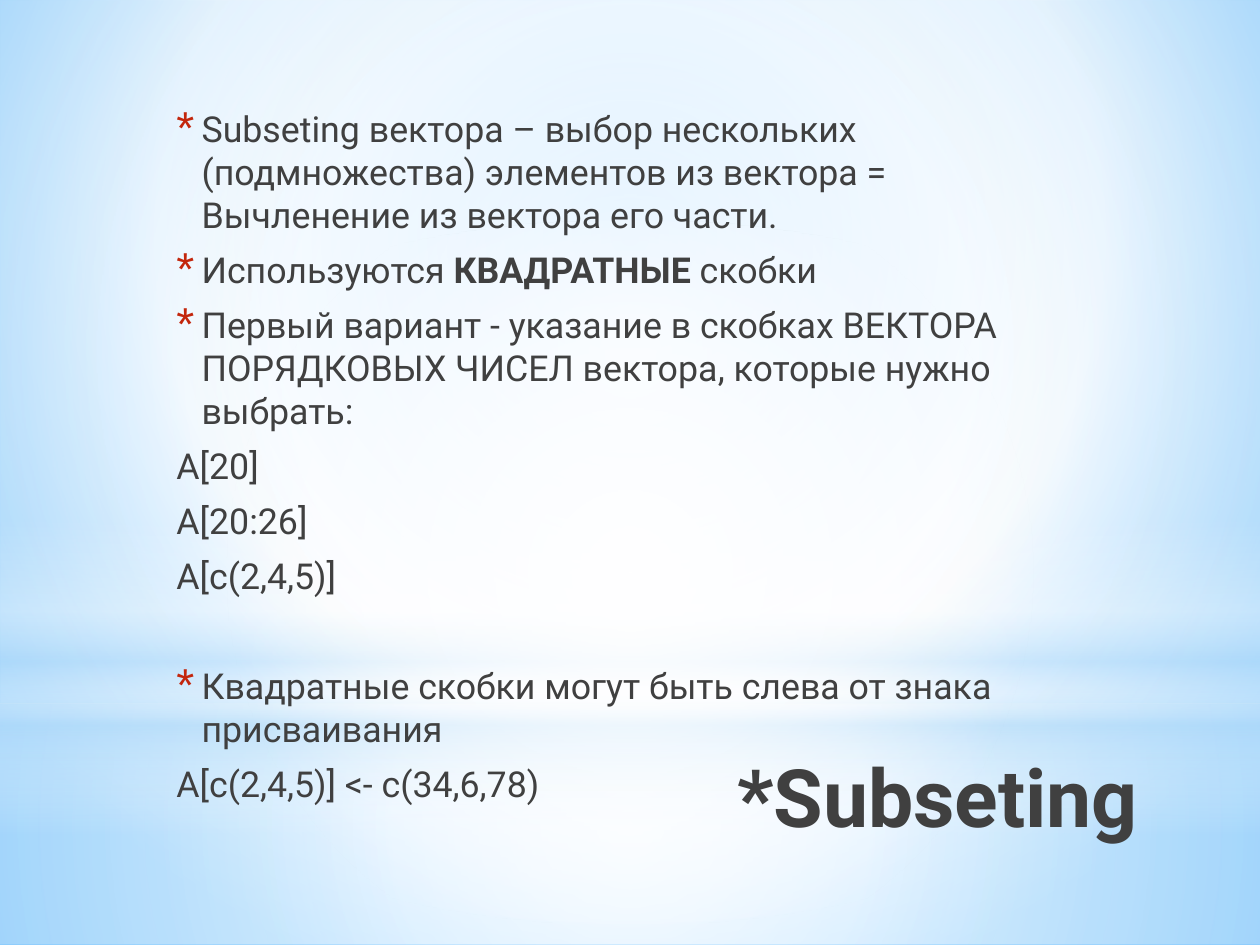
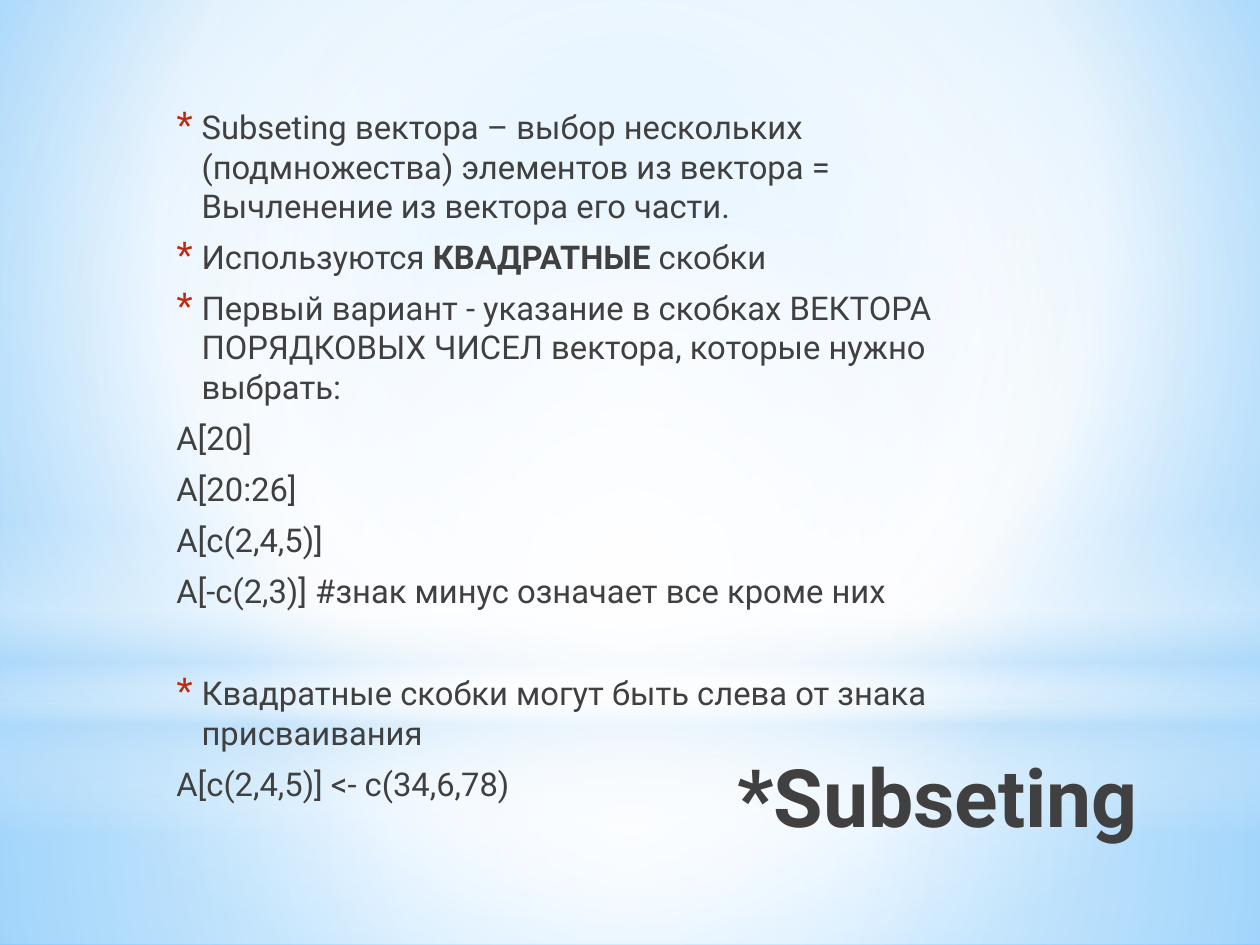
Before and after one commit to pletenev/Teaching-R, a slide deck: slide 13 of Введение в R.pptx. Drawn at 1260x945 pixels with LibreOffice and Linux fonts; fonts in the diff are those of the drawing. Boxes give left, top, right and bottom in pixels: in the first picture for what was removed or moved away, otherwise in the second. Text is boxed around its words. In the diff, an @@ line names an element or a change of style, - is before the commit and + after.

```diff
--- a/Введение в R.pptx
+++ b/Введение в R.pptx
@@ text at (176, 114, 932, 804): size 20.4 to 18.7 pt in "Subseting вектора – выбор нескольких (подмножества) элементо ...", "Используются КВАДРАТНЫЕ скобки", "Первый вариант - указание в скобках ВЕКТОРА ...", "A[20]" and 4 more places @@
@@ text at (176, 576, 886, 610): paragraph added @@
+A[-c(2,3)] #знак минус означает все кроме них
```
Also in this commit, not shown: 1 other slide changed, 1 other file.
